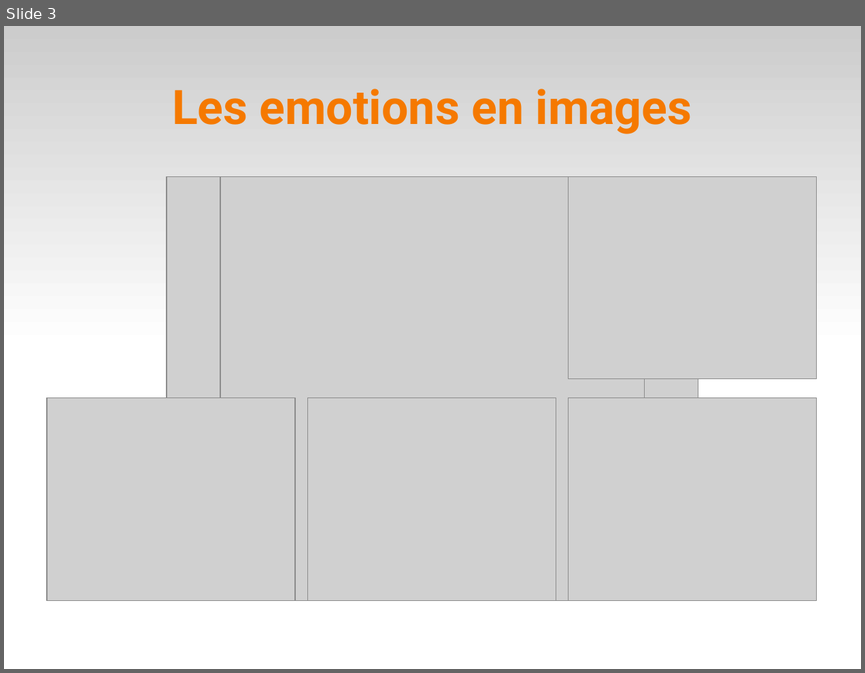
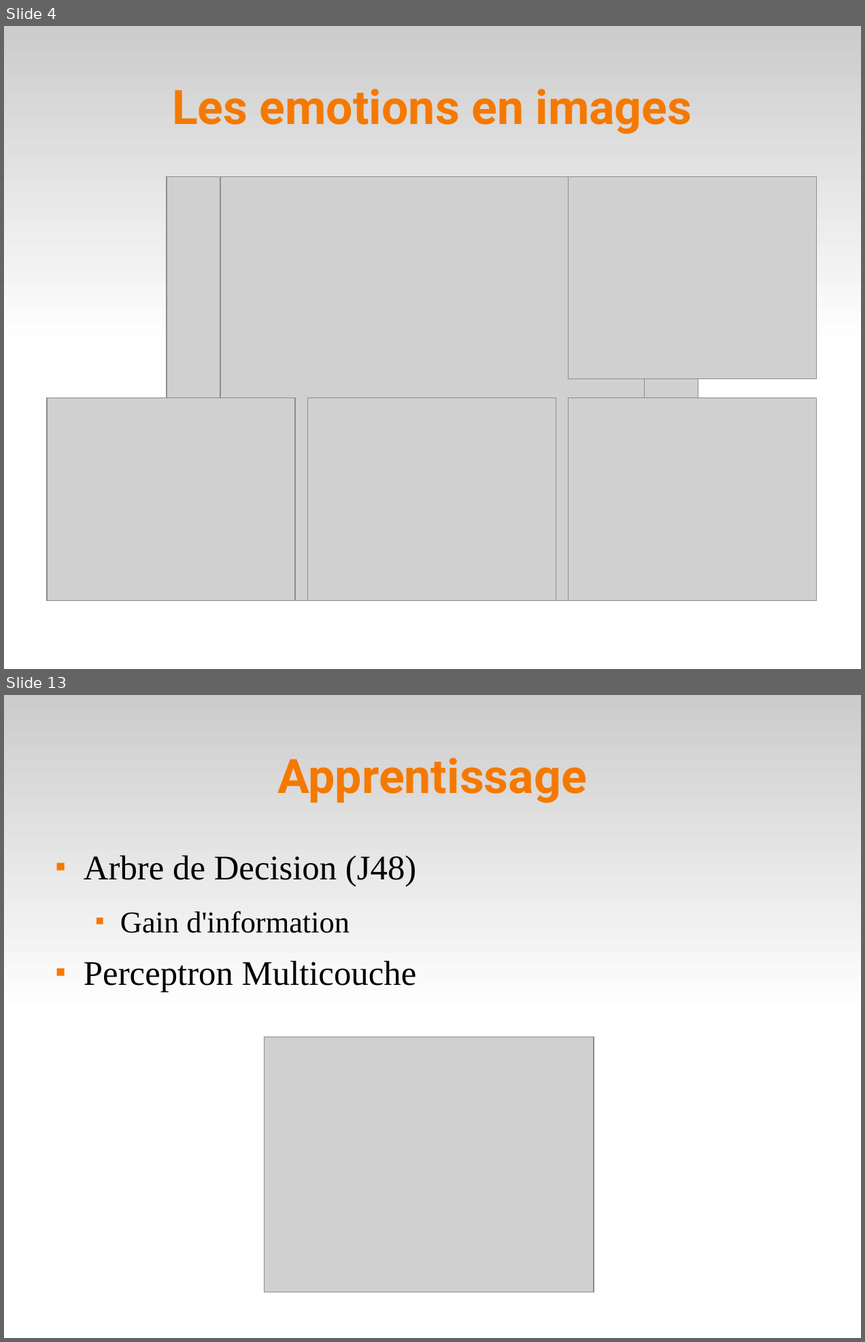
Before and after one commit to sairamnivedita/emotion-detection, a slide deck: doc/pres.odp. Shown one above the other, each under a label of ours: slide 3 before the commit, slides 4 and 13 after it; the slides between them are not shown. The pictures are 865x673 and 865x1342 pixels, drawn with LibreOffice and Linux fonts; fonts in the diff are those of the drawing; grey boxes stand for pictures. Boxes give left, top, right and bottom in pixels: in the first picture for what was removed or moved away, otherwise in the second. Text is boxed around its words. In the diff, an @@ line names an element or a change of style, - is before the commit and + after.

```diff
--- a/doc/pres.odp
+++ b/doc/pres.odp
@@ slide 13 added at box(4, 695, 861, 1338), background #FFFFFF; not listed: 1 template element that a slide beside it also shows @@
@@ title added at box(277, 758, 587, 803), 44 pt, text #F57900, bold @@
+Apprentissage
@@ text added at box(84, 855, 417, 992), 32 pt, text #000000 @@
+■ Arbre de Decision (J48)
+  ■ Gain d'information
+■ Perceptron Multicouche
@@ picture added at box(264, 1037, 594, 1292) @@
@@ what was slide 3 is now slide 4 @@
```
Also in this commit, not shown: 8 slides changed, 5 other slides added, 3 slides removed, 1 other file.
